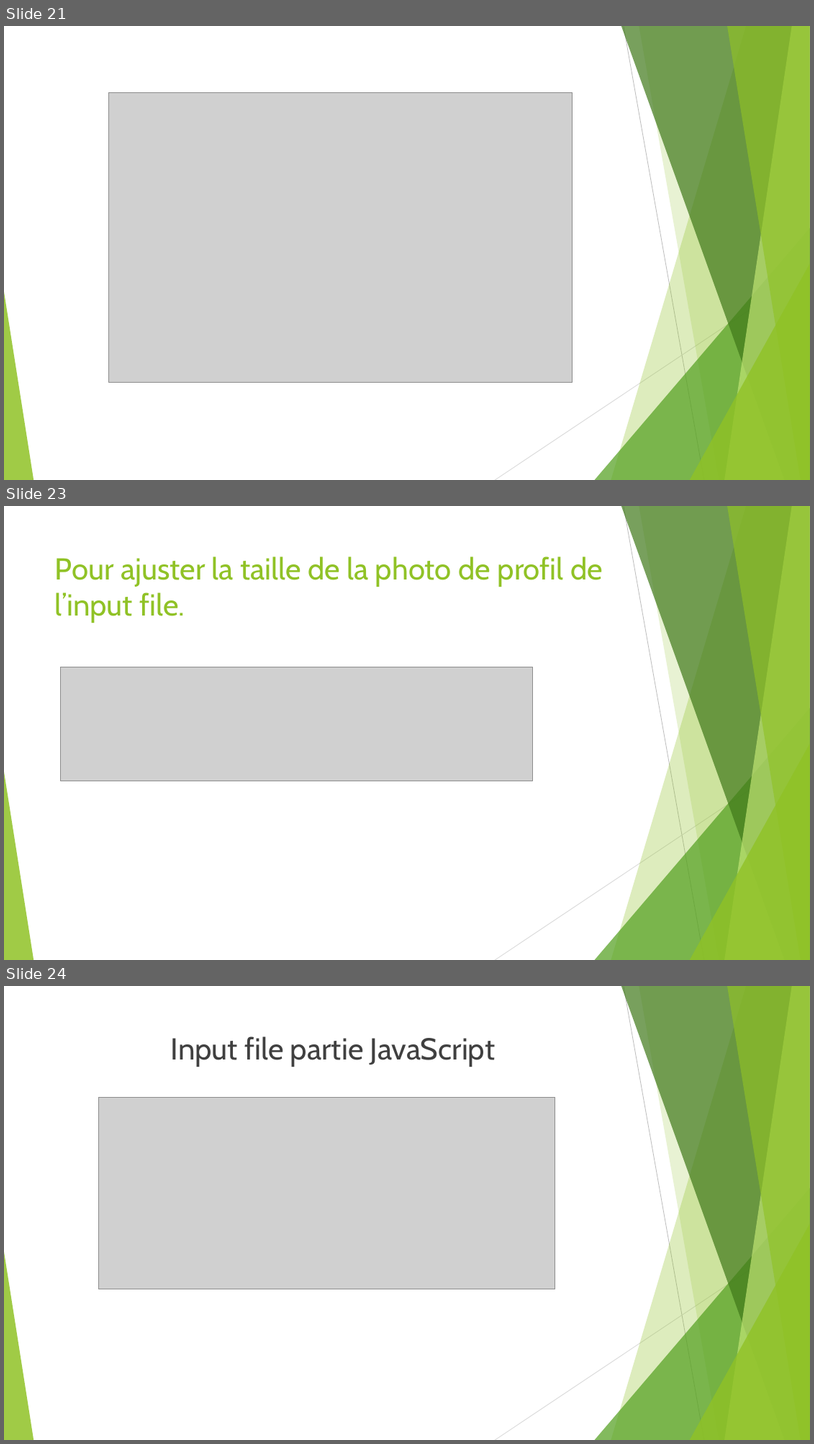
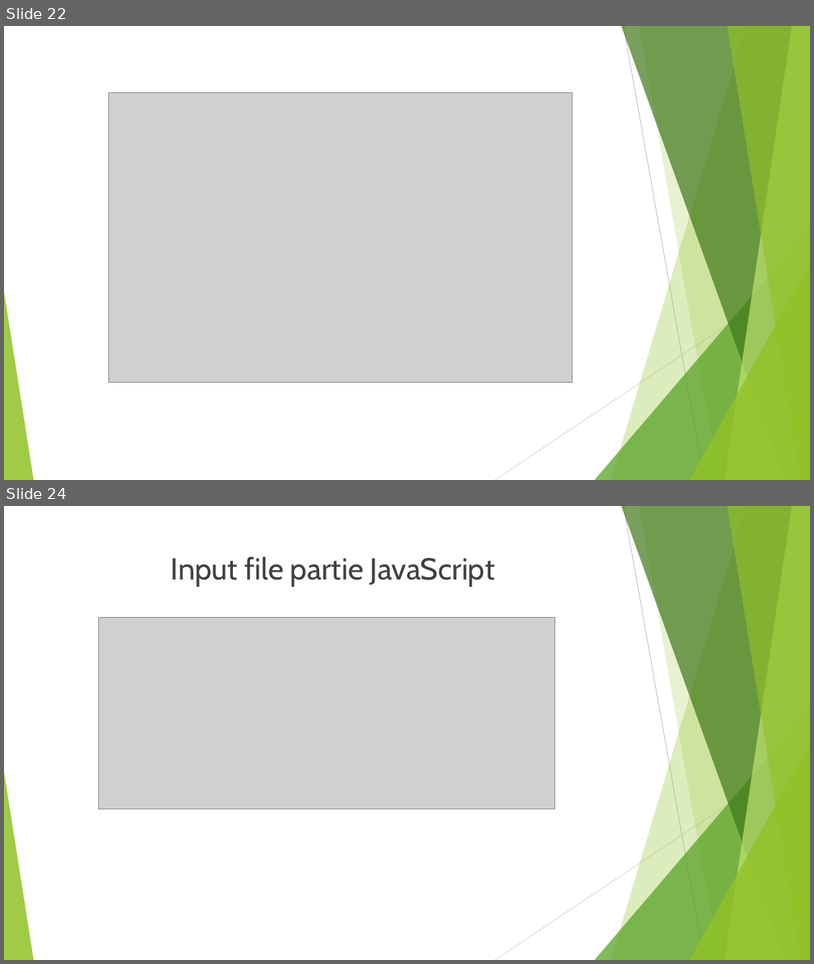
Before and after one commit to Kevin200122/DWWM, a slide deck: DossierProjetStage/DossierProjetBonus.odp. Shown one above the other, each under a label of ours: slides 21, 23 and 24 before the commit, slides 22 and 24 after it; the slides between them are not shown. The pictures are 814x1444 and 814x964 pixels, drawn with LibreOffice and Linux fonts; fonts in the diff are those of the drawing; grey boxes stand for pictures. Boxes give left, top, right and bottom in pixels: in the first picture for what was removed or moved away, otherwise in the second. Text is boxed around its words. In the diff, an @@ line names an element or a change of style, - is before the commit and + after.

```diff
--- a/DossierProjetStage/DossierProjetBonus.odp
+++ b/DossierProjetStage/DossierProjetBonus.odp
@@ slide 23 removed at [4,506,810,960], background #FFFFFF; not listed: 10 template elements that a slide beside it also shows @@
@@ title removed at [55,556,603,623] @@
-Pour ajuster la taille de la photo de profil de l’input file.
@@ picture removed at [60,667,532,780] @@
@@ what was slide 21 is now slide 22 @@
```
Also in this commit, not shown: 4 slides changed, 6 slides added, 2 other slides removed, 6 other files.
